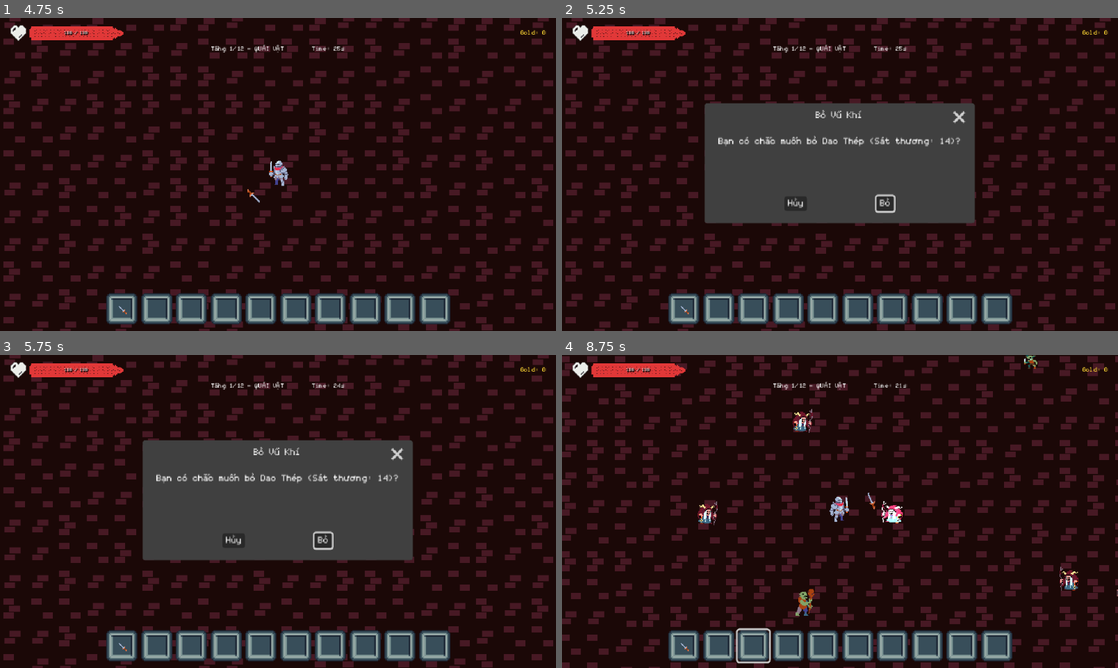
Above: before the commit, frames 1-4 (two rows, left to right).
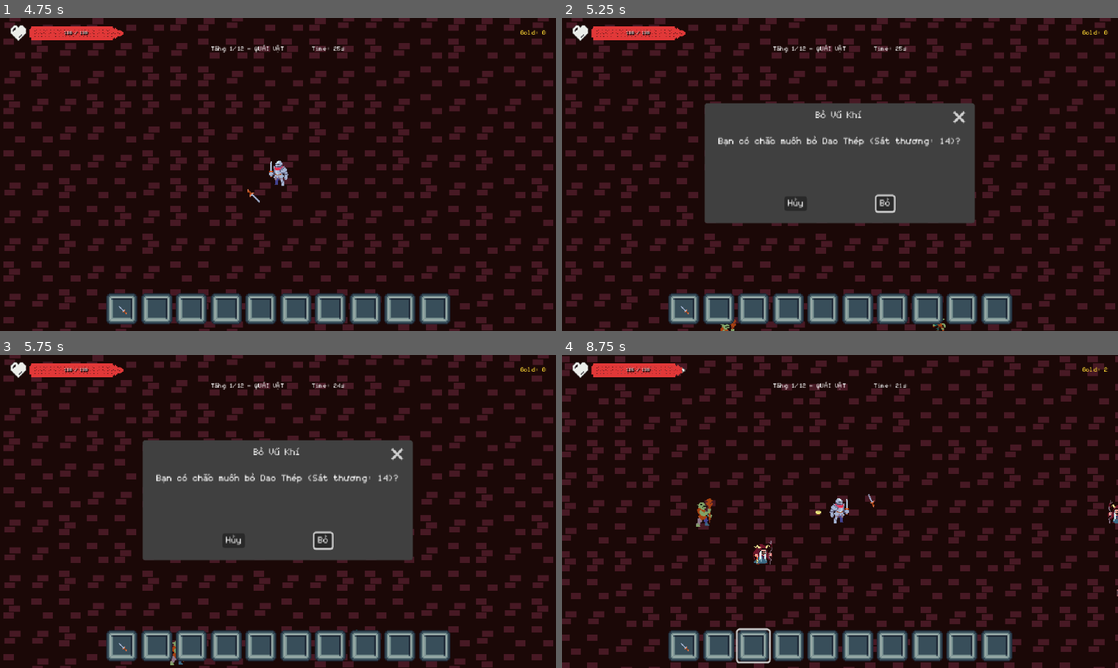
Above: after the commit, the same moments.

Repository: khanh-dinh26/NightSpire-Survival
Game: Godot game, scene res://src/ui/MainMenu.tscn
Two runs of this game, one before a commit and one after it. Both use one fixed random seed, a clock stepped at 60 frames per second and the inputs below. Sound files missing from this copy of the repository are replaced by a short silence.
Inputs (mouse positions are in pixels of both pictures, inside the frame that each line leads up to):
- Up to frame 1 (4.75 s): click "New Run" at 0.5 s; click (100, 171) at 1.25 s; click (278, 171) at 2 s; click (455, 171) at 2.75 s; click "Tiếp Tục (Chọn Anh Hùng)" at 3.5 s; click "BẮT ĐẦU CHUYẾN ĐI" at 4.25 s
- Up to frame 2 (5.25 s): click (684, 309) at 5.02 s
- Up to frame 3 (5.75 s): no input
- Up to frame 4 (8.75 s): click "Hủy" at 5.75 s; tap Enter at 6.5 s; move the mouse to (962, 495) at 6.52 s; hold Right (ui_right) 6.53-7.28 s; tap E at 6.6, 8.1 s; move the mouse to (728, 527) at 7.27 s; hold Down (ui_down) 7.28-8.03 s; tap 1 at 7.35 s; move the mouse to (895, 442) at 8.02 s; hold Right (ui_right) from 8.03 s (still down)

Frame 1 is identical in both runs. In frame 2, less than 0.1% of the frame differs, in the area x 28-69%, y 96-100%; in frame 3, less than 0.1%; in frame 4, 1.5%, in the area x 9-100%, y 0-84%.

Commit message:
fix: ensure all enemy spawns and formations spawn outside player viewport

Diff:
--- a/src/arena/Spawner.gd
+++ b/src/arena/Spawner.gd
@@ -142,14 +142,33 @@
 	if arena == null:
 		return
 	var bounds: Rect2 = arena.get_spawn_bounds()
-	var horizontal: bool = (randi() % 2 == 0)
+	var cam_center: Vector2 = arena.get_center_position()
+	var cam: Camera2D = get_viewport().get_camera_2d()
+	if cam != null:
+		cam_center = cam.get_screen_center_position()
+	else:
+		var players: Array[Node] = get_tree().get_nodes_in_group(&"player")
+		if players.size() > 0:
+			cam_center = (players[0] as Node2D).global_position
+
+	var half_w: float = 345.0
+	var half_h: float = 205.0
 	var per_side: int = clampi(available_slots / 2, 2, 4)
 
+	var can_horizontal: bool = (cam_center.y - half_h - 10.0 >= bounds.position.y) or (cam_center.y + half_h + 10.0 <= bounds.end.y)
+	var can_vertical: bool = (cam_center.x - half_w - 10.0 >= bounds.position.x) or (cam_center.x + half_w + 10.0 <= bounds.end.x)
+
+	var horizontal: bool = true
+	if can_horizontal and can_vertical:
+		horizontal = (randi() % 2 == 0)
+	elif can_vertical:
+		horizontal = false
+
 	if horizontal:
-		var y_top: float = bounds.position.y + 6.0
-		var y_bot: float = bounds.end.y - 6.0
-		var x_start: float = bounds.position.x + 36.0
-		var x_end: float = bounds.end.x - 36.0
+		var y_top: float = clampf(cam_center.y - half_h - randf_range(15.0, 35.0), bounds.position.y + 4.0, bounds.end.y - 4.0)
+		var y_bot: float = clampf(cam_center.y + half_h + randf_range(15.0, 35.0), bounds.position.y + 4.0, bounds.end.y - 4.0)
+		var x_start: float = clampf(cam_center.x - half_w + 50.0, bounds.position.x + 16.0, bounds.end.x - 16.0)
+		var x_end: float = clampf(cam_center.x + half_w - 50.0, bounds.position.x + 16.0, bounds.end.x - 16.0)
 		var step_x: float = (x_end - x_start) / maxf(float(per_side - 1), 1.0)
 
 		for i: int in range(per_side):
@@ -163,10 +182,10 @@
 			if data_bot != null:
 				_spawn_enemy(data_bot, false, Vector2(x_pos, y_bot))
 	else:
-		var x_left: float = bounds.position.x + 6.0
-		var x_right: float = bounds.end.x - 6.0
-		var y_start: float = bounds.position.y + 24.0
-		var y_end: float = bounds.end.y - 24.0
+		var x_left: float = clampf(cam_center.x - half_w - randf_range(15.0, 35.0), bounds.position.x + 4.0, bounds.end.x - 4.0)
+		var x_right: float = clampf(cam_center.x + half_w + randf_range(15.0, 35.0), bounds.position.x + 4.0, bounds.end.x - 4.0)
+		var y_start: float = clampf(cam_center.y - half_h + 40.0, bounds.position.y + 16.0, bounds.end.y - 16.0)
+		var y_end: float = clampf(cam_center.y + half_h - 40.0, bounds.position.y + 16.0, bounds.end.y - 16.0)
 		var step_y: float = (y_end - y_start) / maxf(float(per_side - 1), 1.0)
 
 		for i: int in range(per_side):
@@ -184,19 +203,34 @@
 func _spawn_surrounding_circle(available_slots: int) -> void:
 	if arena == null:
 		return
-	var players: Array[Node] = get_tree().get_nodes_in_group(&"player")
-	var center: Vector2 = (players[0] as Node2D).global_position if players.size() > 0 else arena.get_center_position()
+	var cam_center: Vector2 = arena.get_center_position()
+	var cam: Camera2D = get_viewport().get_camera_2d()
+	if cam != null:
+		cam_center = cam.get_screen_center_position()
+	else:
+		var players: Array[Node] = get_tree().get_nodes_in_group(&"player")
+		if players.size() > 0:
+			cam_center = (players[0] as Node2D).global_position
+
 	var bounds: Rect2 = arena.get_spawn_bounds()
-
 	var count: int = clampi(available_slots, 4, 6)
-	var radius: float = 125.0
+	# Radius strictly outside visible camera screen (diagonal is ~367px)
+	var radius: float = 385.0
 	var step_angle: float = TAU / float(count)
 
 	for i: int in range(count):
 		var angle: float = float(i) * step_angle
-		var pos: Vector2 = center + Vector2(cos(angle), sin(angle)) * radius
-		pos.x = clampf(pos.x, bounds.position.x + 8.0, bounds.end.x - 8.0)
-		pos.y = clampf(pos.y, bounds.position.y + 8.0, bounds.end.y - 8.0)
+		var pos: Vector2 = cam_center + Vector2(cos(angle), sin(angle)) * radius
+		pos.x = clampf(pos.x, bounds.position.x + 6.0, bounds.end.x - 6.0)
+		pos.y = clampf(pos.y, bounds.position.y + 6.0, bounds.end.y - 6.0)
+
+		# Guarantee off-screen: if clamping brought it within visible viewport, push it off-screen
+		if absf(pos.x - cam_center.x) < 335.0 and absf(pos.y - cam_center.y) < 195.0:
+			if pos.y < cam_center.y:
+				pos.y = clampf(cam_center.y - 205.0, bounds.position.y + 4.0, bounds.end.y - 4.0)
+			else:
+				pos.y = clampf(cam_center.y + 205.0, bounds.position.y + 4.0, bounds.end.y - 4.0)
+
 		var data: EnemyData = _get_tiered_enemy()
 		if data != null:
 			var is_lead: bool = (i == 0 and randf() <= 0.35)
@@ -345,17 +379,57 @@
 		return Vector2(100, 100)
 
 	var bounds: Rect2 = arena.get_spawn_bounds()
-	var side: int = randi() % 4
+	var cam_center: Vector2 = arena.get_center_position()
+	var cam: Camera2D = get_viewport().get_camera_2d()
+	if cam != null:
+		cam_center = cam.get_screen_center_position()
+	else:
+		var players: Array[Node] = get_tree().get_nodes_in_group(&"player")
+		if players.size() > 0:
+			cam_center = (players[0] as Node2D).global_position
+
+	# Screen half dimensions plus safety margin (viewport is 640x360)
+	var half_w: float = 345.0
+	var half_h: float = 205.0
+
+	var cam_rect: Rect2 = Rect2(cam_center.x - half_w, cam_center.y - half_h, half_w * 2.0, half_h * 2.0)
+
+	# Identify valid sides outside visible screen that still fit within arena floor
+	# 0: Top, 1: Bottom, 2: Left, 3: Right
+	var valid_sides: Array[int] = []
+	if cam_rect.position.y - 15.0 >= bounds.position.y:
+		valid_sides.append(0)
+	if cam_rect.end.y + 15.0 <= bounds.end.y:
+		valid_sides.append(1)
+	if cam_rect.position.x - 15.0 >= bounds.position.x:
+		valid_sides.append(2)
+	if cam_rect.end.x + 15.0 <= bounds.end.x:
+		valid_sides.append(3)
+
+	if valid_sides.is_empty():
+		valid_sides = [0, 1, 2, 3]
+
+	var side: int = valid_sides[randi() % valid_sides.size()]
 	var pos: Vector2 = Vector2.ZERO
+
 	match side:
-		0:
-			pos = Vector2(randf_range(bounds.position.x, bounds.end.x), bounds.position.y)
-		1:
-			pos = Vector2(randf_range(bounds.position.x, bounds.end.x), bounds.end.y)
-		2:
-			pos = Vector2(bounds.position.x, randf_range(bounds.position.y, bounds.end.y))
-		3:
-			pos = Vector2(bounds.end.x, randf_range(bounds.position.y, bounds.end.y))
+		0: # Top (above visible screen)
+			var spawn_y: float = clampf(cam_rect.position.y - randf_range(15.0, 45.0), bounds.position.y + 4.0, bounds.end.y - 4.0)
+			var spawn_x: float = clampf(cam_center.x + randf_range(-half_w, half_w), bounds.position.x + 8.0, bounds.end.x - 8.0)
+			pos = Vector2(spawn_x, spawn_y)
+		1: # Bottom (below visible screen)
+			var spawn_y: float = clampf(cam_rect.end.y + randf_range(15.0, 45.0), bounds.position.y + 4.0, bounds.end.y - 4.0)
+			var spawn_x: float = clampf(cam_center.x + randf_range(-half_w, half_w), bounds.position.x + 8.0, bounds.end.x - 8.0)
+			pos = Vector2(spawn_x, spawn_y)
+		2: # Left (left of visible screen)
+			var spawn_x: float = clampf(cam_rect.position.x - randf_range(15.0, 45.0), bounds.position.x + 4.0, bounds.end.x - 4.0)
+			var spawn_y: float = clampf(cam_center.y + randf_range(-half_h, half_h), bounds.position.y + 8.0, bounds.end.y - 8.0)
+			pos = Vector2(spawn_x, spawn_y)
+		3: # Right (right of visible screen)
+			var spawn_x: float = clampf(cam_rect.end.x + randf_range(15.0, 45.0), bounds.position.x + 4.0, bounds.end.x - 4.0)
+			var spawn_y: float = clampf(cam_center.y + randf_range(-half_h, half_h), bounds.position.y + 8.0, bounds.end.y - 8.0)
+			pos = Vector2(spawn_x, spawn_y)
+
 	return pos
 
 
